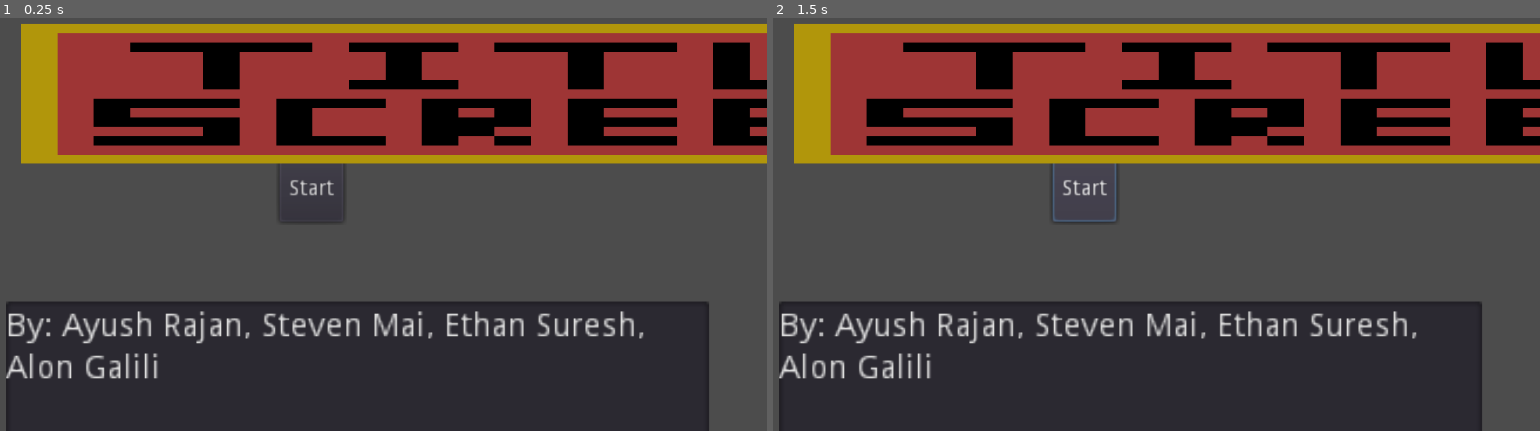
Above: before the commit, frames 1-2 (left to right).
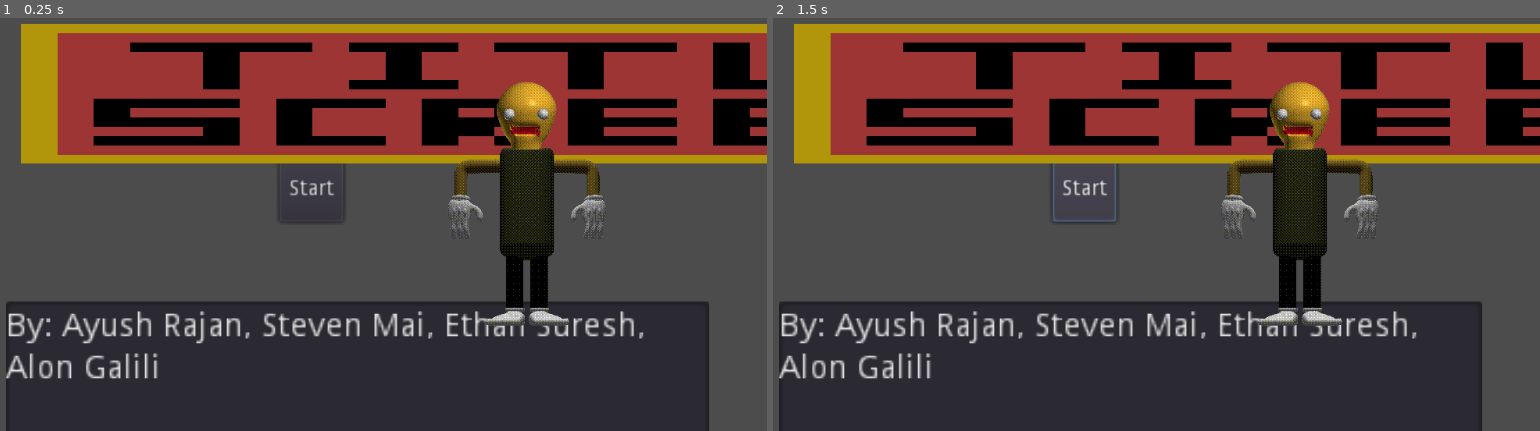
Above: after the commit, the same moments.

Repository: asuradev99/CP2-Group-project
Game: Godot game, scene res://Node2D.tscn
Same seed, same stepped clock (60 frames per second), same inputs: the game is played once before the commit and once after it.
Inputs:
- Up to frame 1 (0.25 s): no input
- Up to frame 2 (1.5 s): click "Start" at 0.5 s; click "Start" at 1.25 s

The runs differ from the first frame. In frame 1, 4.6% of the frame differs, in the area x 58-79%, y 15-75%; in frame 2, 4.6%.

Commit message:
sdhaskjdh

Diff:
--- a/Node2D.tscn
+++ b/Node2D.tscn
@@ -1,6 +1,7 @@
-[gd_scene load_steps=2 format=2]
+[gd_scene load_steps=3 format=2]
 
 [ext_resource path="res://images/title screen placeholder-1.png.png" type="Texture" id=1]
+[ext_resource path="res://images/theTest.webp" type="Texture" id=2]
 
 [node name="StartMenu" type="Node2D"]
 
@@ -26,3 +27,7 @@
 position = Vector2( 768.75, 162 )
 scale = Vector2( 46.6406, 11.9375 )
 texture = ExtResource( 1 )
+
+[node name="TheTest" type="Sprite" parent="."]
+position = Vector2( 716, 274 )
+texture = ExtResource( 2 )
